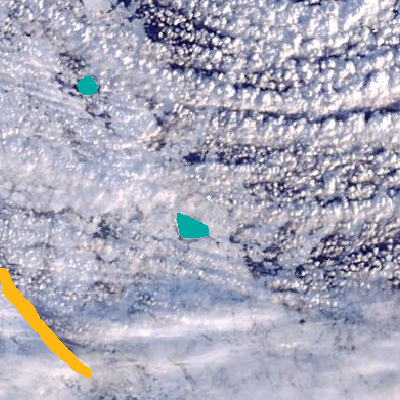
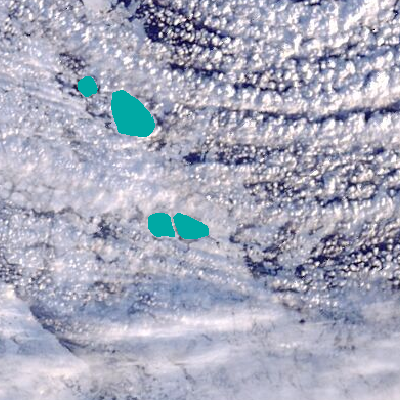
Revision of a layered 400 x 400 image; what changed, layer by layer:
painted on "landmask" over [left=0, top=268, right=92, bottom=378]
painted on "ice floes" (2nd of 2) over [left=84, top=90, right=201, bottom=239]
painted on "Layer 2" over [left=0, top=90, right=201, bottom=378]
painted on "Layer 1" over [left=0, top=90, right=201, bottom=378]
